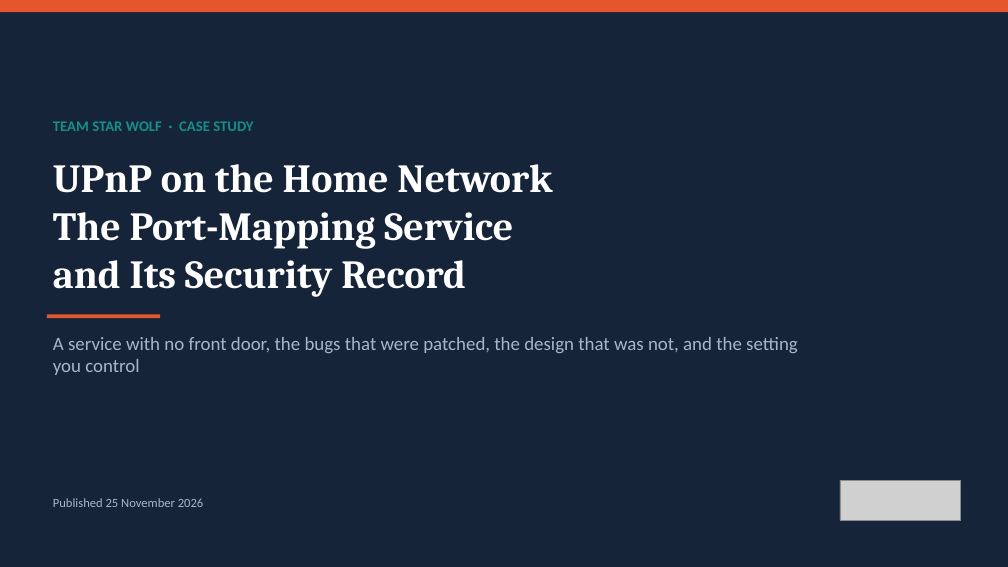
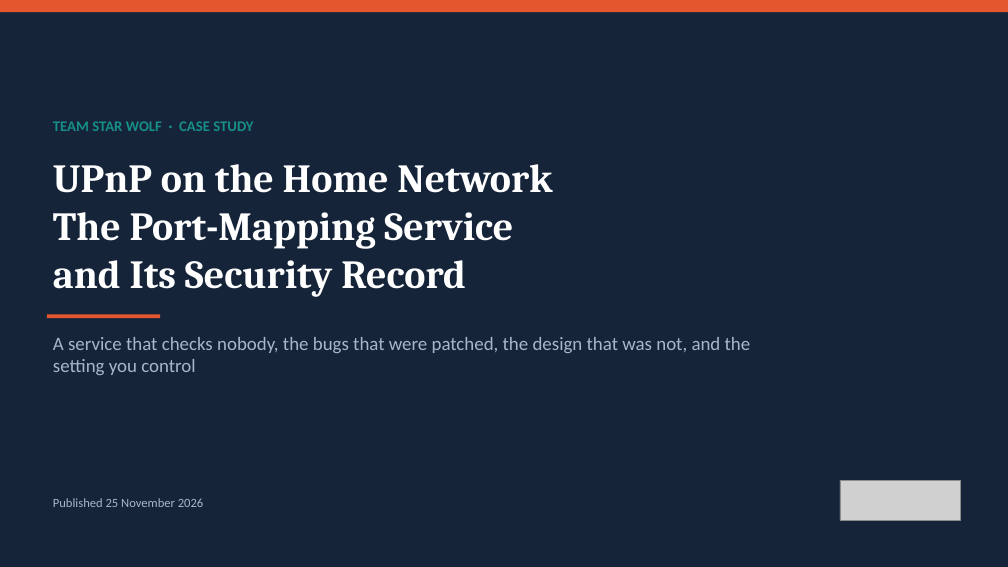
Before and after one commit to TeamStarWolf/TeamStarWolf, a slide deck: slide 1 of case-studies/slides/UPnP_Home_Network_Case_Study.pptx. Drawn at 1008x567 pixels with LibreOffice and Linux fonts; fonts in the diff are those of the drawing; grey boxes stand for pictures. Boxes give left, top, right and bottom in pixels: in the first picture for what was removed or moved away, otherwise in the second. Text is boxed around its words. In the diff, an @@ line names an element or a change of style, - is before the commit and + after.

```diff
--- a/case-studies/slides/UPnP_Home_Network_Case_Study.pptx
+++ b/case-studies/slides/UPnP_Home_Network_Case_Study.pptx
@@ text at <box>53,337,751,375</box>: text changed @@
-A service with no front door, the bugs that were patched, the design that was not, and the setting you control
+A service that checks nobody, the bugs that were patched, the design that was not, and the setting you control
```
Also in this commit, not shown: 12 other slides changed, 7 other files.
